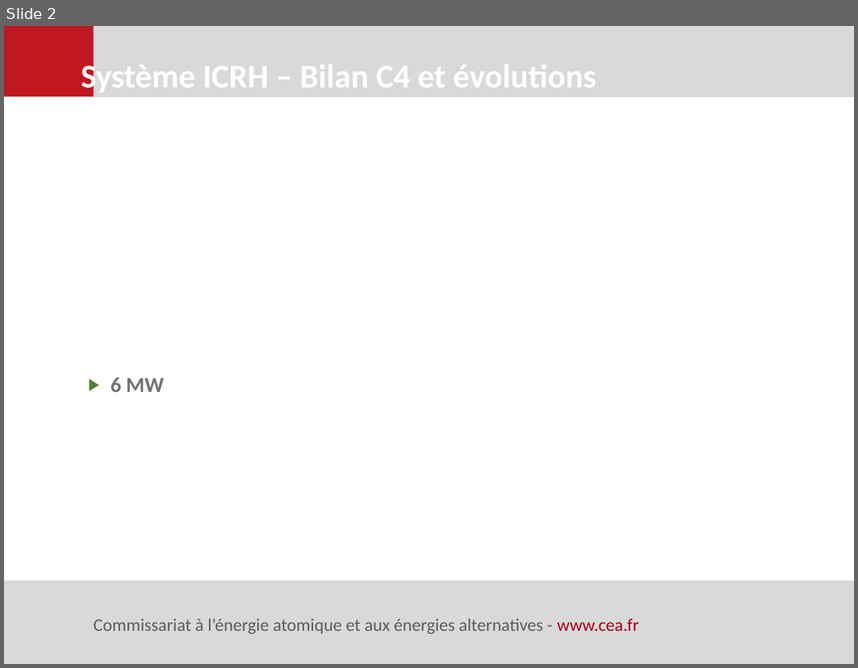
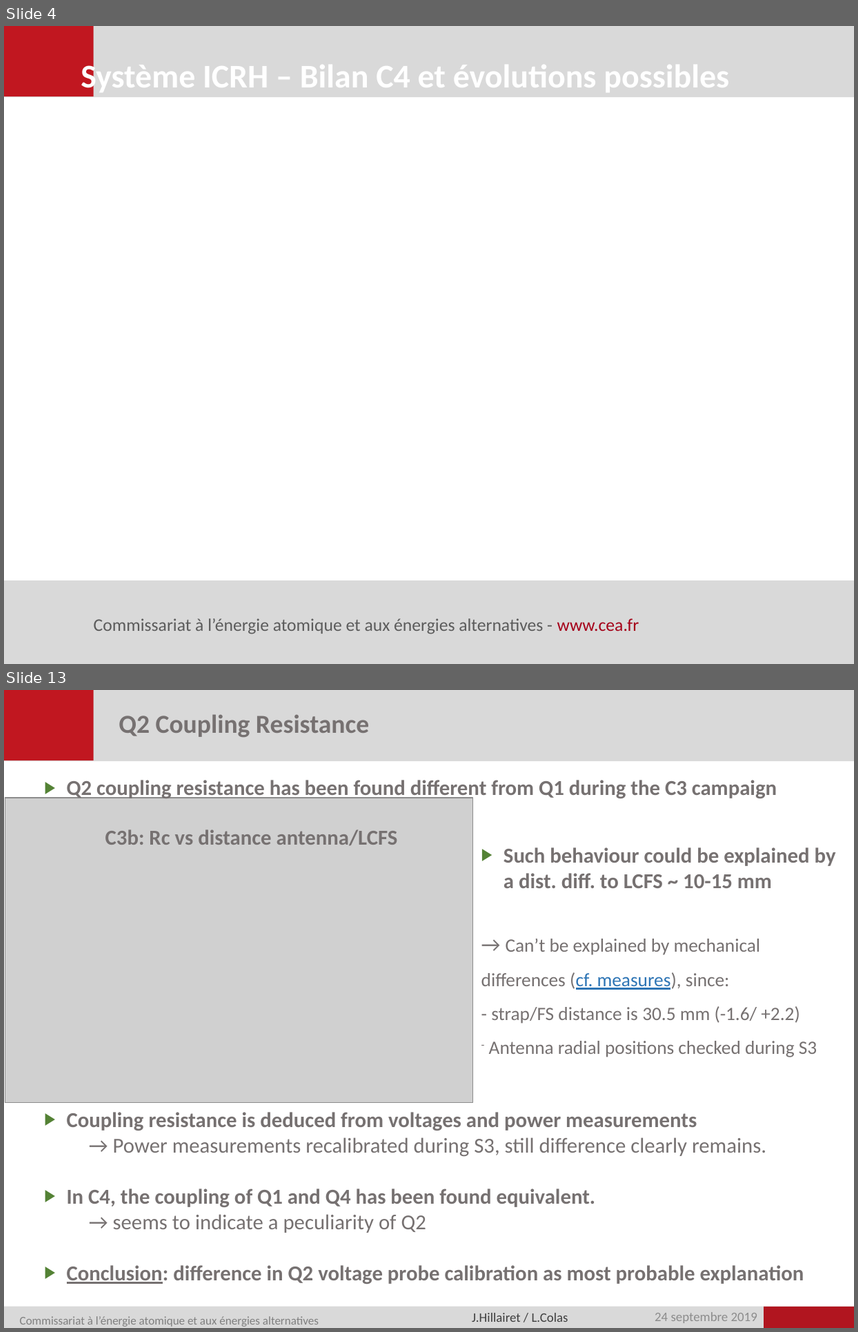
Before and after one commit to jhillairet/WEST_C4, a slide deck: presentations/2019-09-24_Evolutions possibles systeme ICRH de WEST.pptx. Shown one above the other, each under a label of ours: slide 2 before the commit, slides 4 and 13 after it; the slides between them are not shown. The pictures are 858x668 and 858x1332 pixels, drawn with LibreOffice and Linux fonts; fonts in the diff are those of the drawing; grey boxes stand for pictures; background and template pictures are left out. Boxes give left, top, right and bottom in pixels: in the first picture for what was removed or moved away, otherwise in the second. Text is boxed around its words. In the diff, an @@ line names an element or a change of style, - is before the commit and + after.

```diff
--- a/presentations/2019-09-24_Evolutions possibles systeme ICRH de WEST.pptx
+++ b/presentations/2019-09-24_Evolutions possibles systeme ICRH de WEST.pptx
@@ slide 13 added at <box>4,690,854,1328</box>, background #FFFFFF; not listed: 4 template elements that a slide beside it also shows @@
@@ title added at <box>119,714,369,737</box>, 22 pt, text #767171, bold @@
+Q2 Coupling Resistance
@@ text added at <box>67,780,804,1283</box>, 18 pt, text #767171, bold @@
+▶ Q2 coupling resistance has been found different from Q1 during the C3 campaign
+▶ Coupling resistance is deduced from voltages and power measurements
+  → Power measurements recalibrated during S3, still difference clearly remains.
+▶ In C4, the coupling of Q1 and Q4 has been found equivalent.
+  → seems to indicate a peculiarity of Q2
+▶ Conclusion: difference in Q2 voltage probe calibration as most probable explanation
@@ picture added at <box>5,798,473,1103</box> @@
@@ text added at <box>105,829,398,845</box>, 18 pt, text #767171, bold @@
+C3b: Rc vs distance antenna/LCFS
@@ text added at <box>481,847,836,1057</box>, 16 pt, text #767171 @@
+▶ Such behaviour could be explained by a dist. diff. to LCFS ~ 10-15 mm
+→ Can’t be explained by mechanical differences (cf. measures), since:
+- strap/FS distance is 30.5 mm (-1.6/ +2.2)
+- Antenna radial positions checked during S3
@@ text added at <box>20,1316,319,1326</box>, 10 pt, text #808080 @@
+Commissariat à l’énergie atomique et aux énergies alternatives
@@ text added at <box>472,1312,568,1321</box>, 11 pt, text #3F3F3F @@
+J.Hillairet / L.Colas
@@ text added at <box>655,1312,757,1323</box>, 11 pt, text #8C8C8C @@
+24 septembre 2019
@@ what was slide 2 is now slide 4 @@
@@ slide 4 changed as well @@
@@ text at <box>81,56,729,96</box>: text changed @@
-Système ICRH – Bilan C4 et évolutions
+Système ICRH – Bilan C4 et évolutions possibles
@@ text removed at <box>110,377,164,392</box> @@
-▶ 6 MW
```
Also in this commit, not shown: 1 other slide changed, 20 other slides added, 17 other files.
